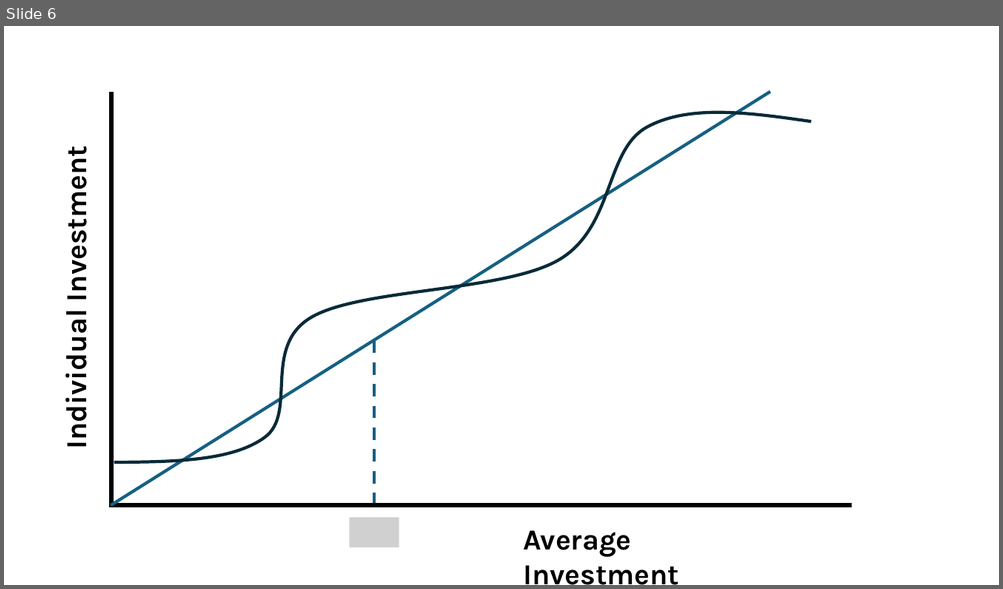
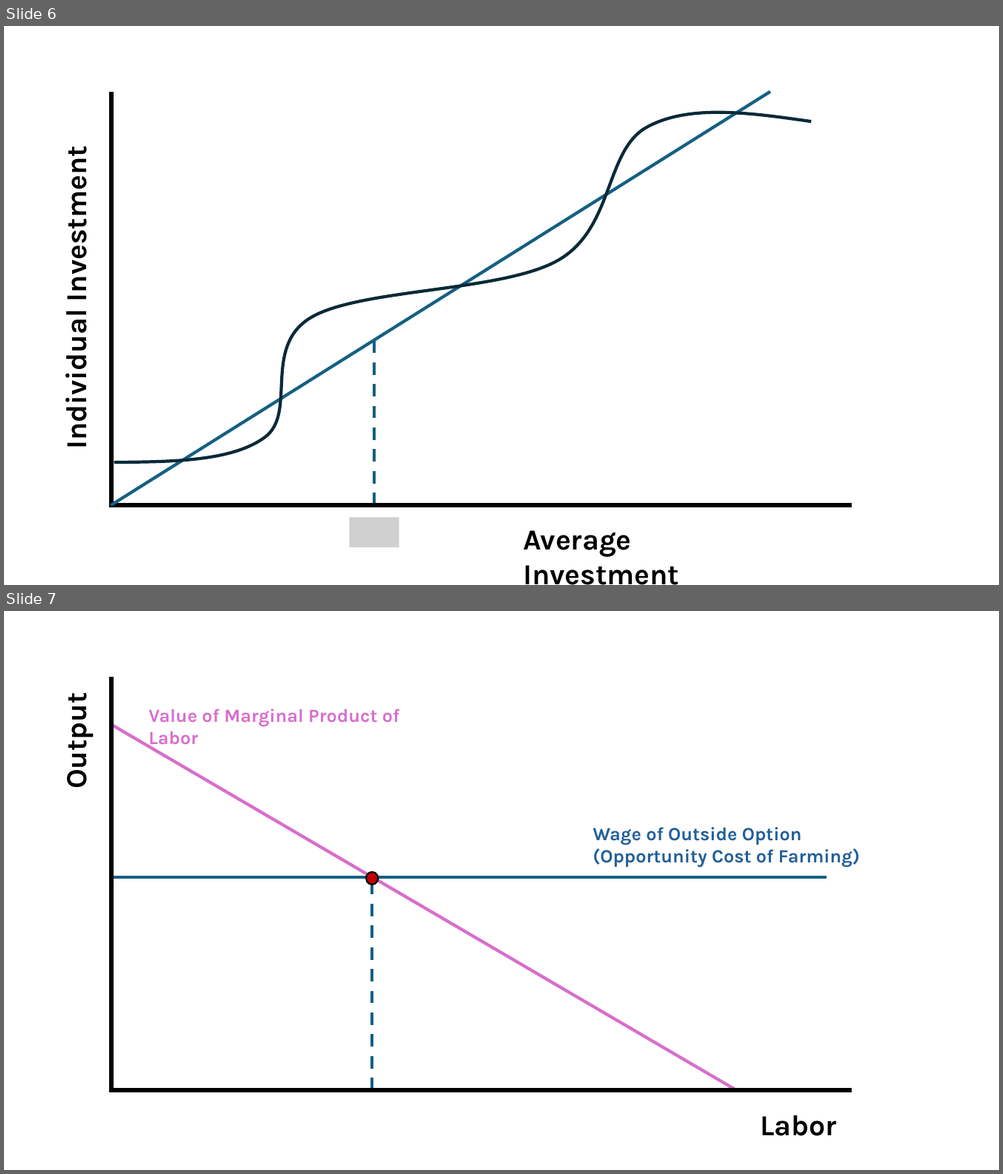
Before and after one commit to jrojas1003/EC-390-Development-Econ, a slide deck: Lectures/graph-maker-pp.pptx. Shown one above the other, each under a label of ours: slide 6 before the commit, slides 6 and 7 after it. The pictures are 1003x589 and 1003x1174 pixels, drawn with LibreOffice and Linux fonts; fonts in the diff are those of the drawing; grey boxes stand for pictures. Boxes give left, top, right and bottom in pixels: in the first picture for what was removed or moved away, otherwise in the second. Text is boxed around its words. In the diff, an @@ line names an element or a change of style, - is before the commit and + after.

```diff
--- a/Lectures/graph-maker-pp.pptx
+++ b/Lectures/graph-maker-pp.pptx
@@ slide 7 added at bbox=[4, 611, 999, 1170], background #FFFFFF @@
@@ line added from (111, 677) to (111, 1093), #000000 4.5 pt @@
@@ text added at bbox=[57, 702, 95, 786], 28 pt, text #000000, bold @@
+Output
@@ text added at bbox=[148, 709, 399, 749], 18 pt, text #D86ECC, bold @@
+Value of Marginal Product of Labor
@@ line added from (110, 723) to (737, 1091), #D86ECC 3 pt @@
@@ text added at bbox=[592, 827, 859, 868], 18 pt, text #215F9A, bold @@
+Wage of Outside Option (Opportunity Cost of Farming)
@@ ellipse added at bbox=[366, 872, 378, 885], fill #C00000, outline #000000 1.5 pt @@
@@ line added from (111, 877) to (826, 877), #156082 3 pt @@
@@ line added from (372, 1091) to (372, 885), #156082 3 pt dashed @@
@@ line added from (851, 1091) to (110, 1091), #000000 4.5 pt @@
@@ text added at bbox=[760, 1116, 836, 1136], 28 pt, text #000000, bold @@
+Labor
```
Also in this commit, not shown: 5 other slides added.
